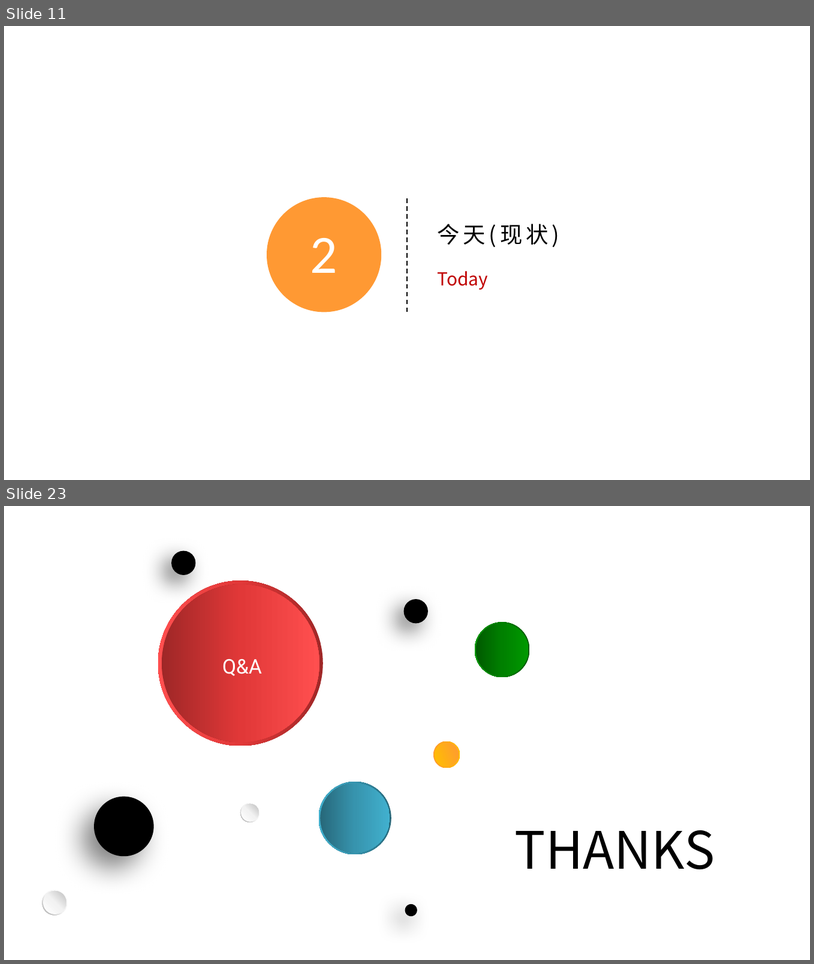
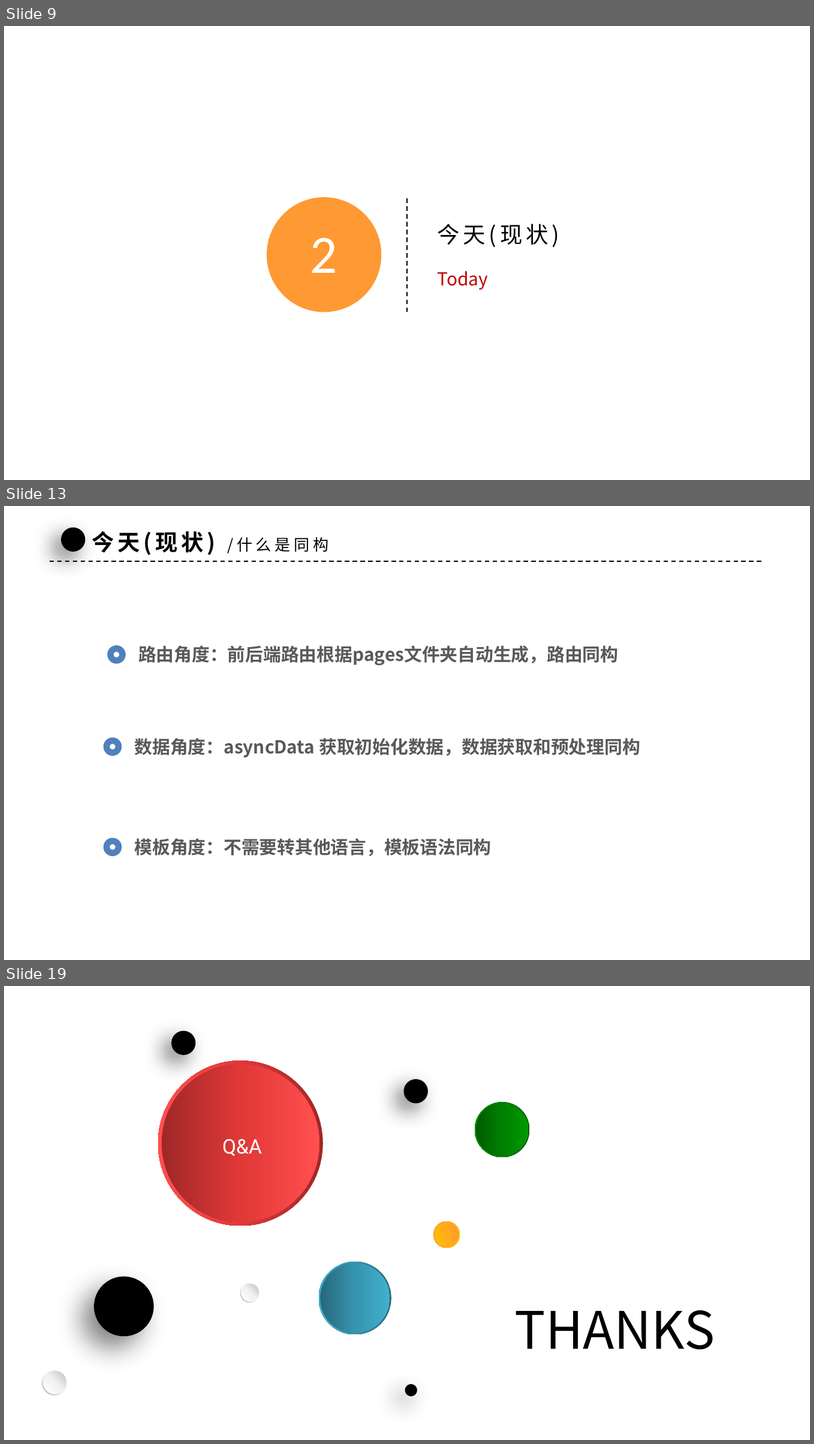
Before and after one commit to xiaoqiang-zhao/my-cellar, a slide deck: web/articles/ssr/SSR.pptx. Shown one above the other, each under a label of ours: slides 11 and 23 before the commit, slides 9, 13 and 19 after it; the slides between them are not shown. The pictures are 814x964 and 814x1444 pixels, drawn with LibreOffice and Linux fonts; fonts in the diff are those of the drawing; background and template pictures are left out. Boxes give left, top, right and bottom in pixels: in the first picture for what was removed or moved away, otherwise in the second. Text is boxed around its words. In the diff, an @@ line names an element or a change of style, - is before the commit and + after.

```diff
--- a/web/articles/ssr/SSR.pptx
+++ b/web/articles/ssr/SSR.pptx
@@ slide 13 added at (x1=4, y1=506, x2=810, y2=960), background picture (left out) @@
@@ ellipse added at (x1=61, y1=527, x2=86, y2=551), fill #000000 @@
@@ text added at (x1=92, y1=531, x2=329, y2=555), 20 pt, text #000000, bold @@
+今天(现状) /什么是同构
@@ line added from (49, 561) to (765, 561), #000000 1 pt dashed @@
@@ donut added at (x1=109, y1=646, x2=125, y2=663), fill #4F81BD, outline #4F81BD 2 pt @@
@@ text added at (x1=138, y1=645, x2=618, y2=665), 16 pt, text #595959, bold @@
+路由角度：前后端路由根据pages文件夹自动生成，路由同构
@@ donut added at (x1=105, y1=738, x2=121, y2=754), fill #4F81BD, outline #4F81BD 2 pt @@
@@ text added at (x1=135, y1=738, x2=641, y2=757), 16 pt, text #595959, bold @@
+数据角度：asyncData 获取初始化数据，数据获取和预处理同构
@@ donut added at (x1=105, y1=839, x2=121, y2=855), fill #4F81BD, outline #4F81BD 2 pt @@
@@ text added at (x1=135, y1=838, x2=492, y2=856), 16 pt, text #595959, bold @@
+模板角度：不需要转其他语言，模板语法同构
@@ what was slide 11 is now slide 9 @@
@@ what was slide 23 is now slide 19 @@
```
Also in this commit, not shown: 7 slides changed, 8 other slides added, 12 slides removed, 1 other file.
